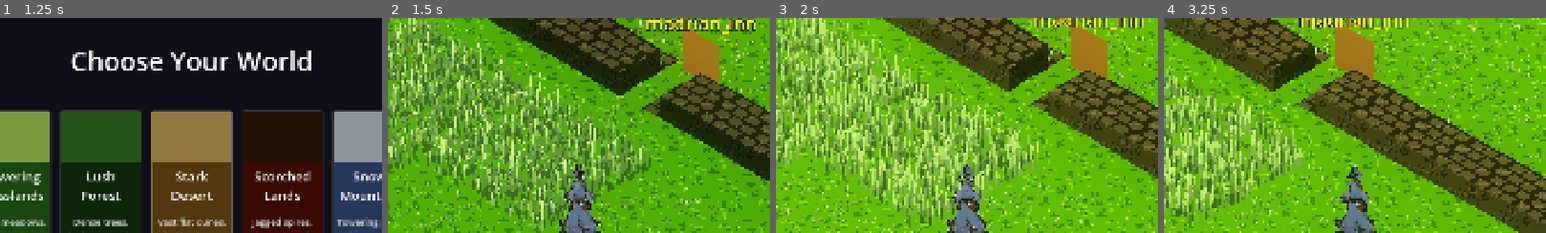
Above: before the commit, frames 1-4 (left to right).
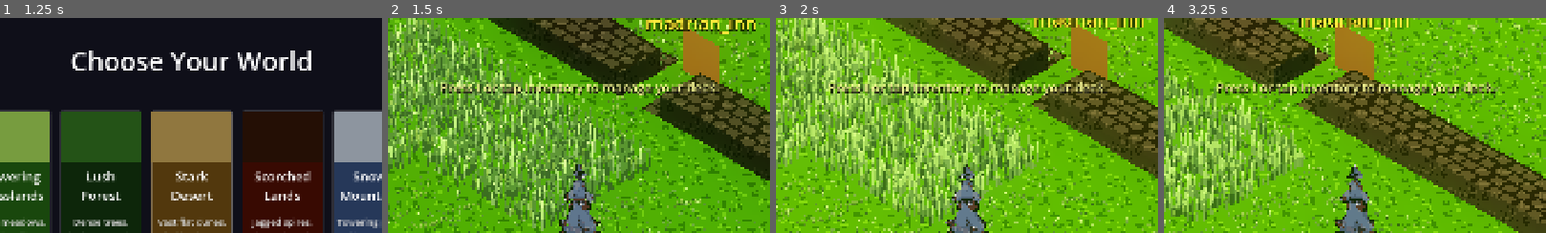
Above: after the commit, the same moments.

Repository: ChrisPauly97/pear-pudding-godot
Game: Godot game, scene res://scenes/ui/MenuScene.tscn
Same seed, same stepped clock (60 frames per second), same inputs: the game is played once before the commit and once after it.
Inputs (mouse positions are % of the whole screen's width and height, from its top left):
- Up to frame 1 (1.25 s): click "New Game" at 0.5 s
- Up to frame 2 (1.5 s): click "Venture Here" at 1.25 s
- Up to frame 3 (2 s): no input
- Up to frame 4 (3.25 s): tap I (inventory) at 2, 2.75 s; move the mouse to (72, 45) at 2.02 s; hold D (move_right) 2.03-2.75 s; hold E (interact) 2.03-2.75 s; click (72, 45) at 2.17 s; tap Space (jump) at 2.27 s; drag from (30, 55) to (45, 70) at 2.77 s
The pictures show only the part of the screen within x 25-75%, y 0-50%; the shares and areas given below are measured in that part.

Frame 1 is identical in both runs. In frame 2, 2.3% of the frame differs, in the area x 13-87%, y 29-36%; in frame 3, 2.4%; in frame 4, 2.5%.

Commit message:
TID-024: Proximity-triggered HUD tips in WorldScene
Adds one-shot contextual tip label to WorldScene HUD. Four triggers:
world entry (inventory hint), first NPC/chest/enemy proximity. Tips
show once per save via story_flags; auto-hide after 5 s. Android and
desktop control names handled via OS.has_feature("android").

https://claude.ai/code/session_019RC7cvsrenPhkd5fRxEaCy

Diff:
--- a/scenes/world/WorldScene.gd
+++ b/scenes/world/WorldScene.gd
@@ -102,6 +102,10 @@
 var _minimap: Node
 var _dialogue_timer: float = 0.0
 const DIALOGUE_DURATION: float = 4.0
+
+var _tip_label: Label
+var _tip_timer: float = 0.0
+const TIP_DURATION: float = 5.0
 
 # Terrain height constants — named-map path uses a wider ramp than chunks
 const HILL_PEAK_H:    float = 1.5
@@ -250,6 +254,25 @@
 	_dialogue_label.hide()
 	_hud.add_child(_dialogue_label)
 	GameBus.hud_message_requested.connect(_show_dialogue)
+
+	_tip_label = Label.new()
+	_tip_label.horizontal_alignment = HORIZONTAL_ALIGNMENT_CENTER
+	_tip_label.autowrap_mode = TextServer.AUTOWRAP_WORD_SMART
+	_tip_label.add_theme_font_size_override("font_size", font_size)
+	_tip_label.add_theme_color_override("font_color", Color(1.0, 1.0, 0.6))
+	_tip_label.add_theme_color_override("font_shadow_color", Color.BLACK)
+	_tip_label.add_theme_constant_override("shadow_offset_x", 2)
+	_tip_label.add_theme_constant_override("shadow_offset_y", 2)
+	_tip_label.size = Vector2(vp.x * 0.6, vp.y * 0.12)
+	_tip_label.position = Vector2(vp.x * 0.2, vp.y * 0.14)
+	_tip_label.hide()
+	_hud.add_child(_tip_label)
+
+	if not SaveManager.get_story_flag("tutorial_inventory_tip"):
+		SaveManager.set_story_flag("tutorial_inventory_tip")
+		var inv_tip: String = "Tap the Inventory button to manage your deck." \
+			if OS.has_feature("android") else "Press I or tap Inventory to manage your deck."
+		_show_tip.call_deferred(inv_tip)
 
 	_coord_label = Label.new()
 	_coord_label.add_theme_font_size_override("font_size", font_size)
@@ -858,6 +881,11 @@
 		if _dialogue_timer <= 0.0:
 			_dialogue_label.hide()
 
+	if _tip_timer > 0.0:
+		_tip_timer -= delta
+		if _tip_timer <= 0.0:
+			_tip_label.hide()
+
 	if _is_infinite:
 		var chunk_world: float = float(IsoConst.CHUNK_SIZE) * IsoConst.TILE_SIZE
 		var pcx: int = int(floor(_player.position.x / chunk_world))
@@ -915,6 +943,17 @@
 	else:
 		_interact_label.hide()
 
+	var is_android: bool = OS.has_feature("android")
+	if not npc.is_empty() and not SaveManager.get_story_flag("tutorial_npc_tip"):
+		SaveManager.set_story_flag("tutorial_npc_tip")
+		_show_tip("Tap to talk" if is_android else "Press E to talk to NPCs")
+	elif not chest.is_empty() and not SaveManager.get_story_flag("tutorial_chest_tip"):
+		SaveManager.set_story_flag("tutorial_chest_tip")
+		_show_tip("Tap to open chests" if is_android else "Press E to open chests")
+	elif enemy != null and not SaveManager.get_story_flag("tutorial_enemy_tip"):
+		SaveManager.set_story_flag("tutorial_enemy_tip")
+		_show_tip("Walk into an enemy to start a battle")
+
 func _unhandled_input(event: InputEvent) -> void:
 	if event.is_action_pressed("inventory"):
 		GameBus.inventory_requested.emit()
@@ -984,6 +1023,11 @@
 	_dialogue_label.show()
 	_dialogue_timer = DIALOGUE_DURATION
 
+func _show_tip(text: String) -> void:
+	_tip_label.text = text
+	_tip_label.show()
+	_tip_timer = TIP_DURATION
+
 # ── Card item spawning ──────────────────────────────────────────────────────
 
 func _spawn_card_items(card_ids: Array[String], origin: Vector3) -> void:
Not shown, changed: docs/agent/ui-and-scene-management.md
Not shown, changed: tasks/goals/GID-012--tutorial-onboarding/TID-026--hud-tips.md
Not shown, changed: tasks/index.md
